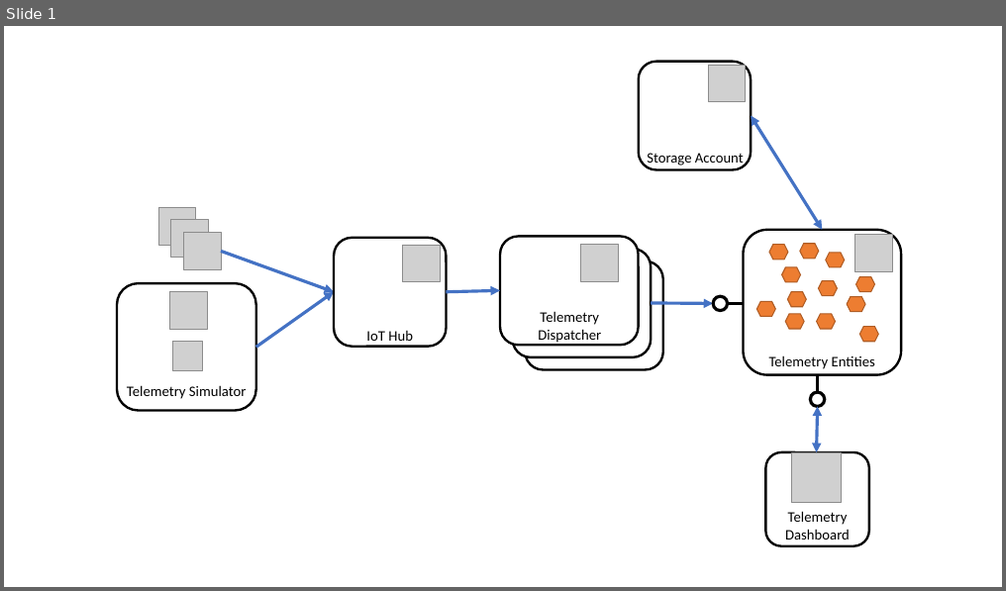
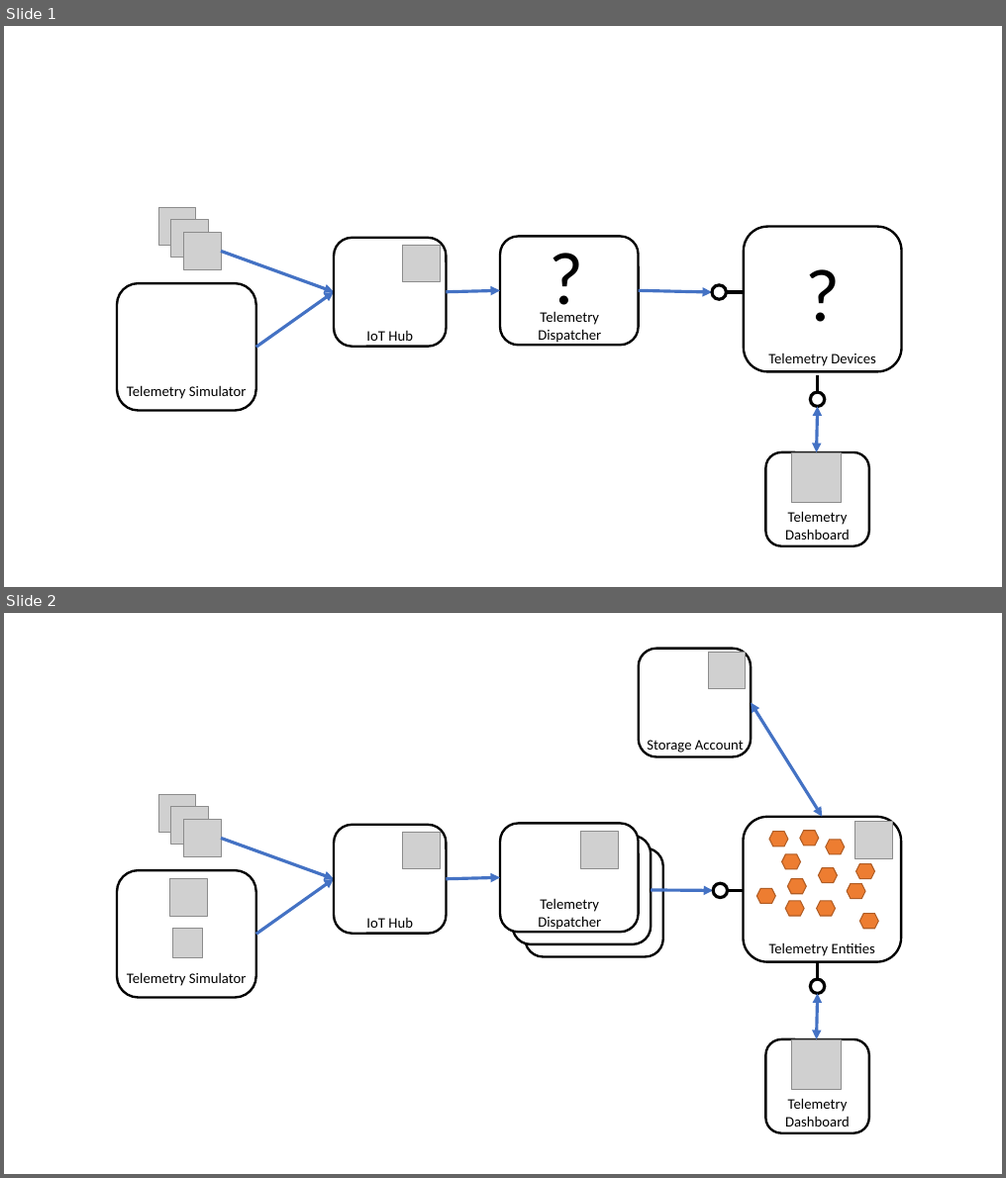
Before and after one commit to massimobonanni/ServerlessIoT, a slide deck: Documents/Diagrams.pptx. Shown one above the other, each under a label of ours: slide 1 before the commit, slides 1 and 2 after it. The pictures are 1006x591 and 1006x1178 pixels, drawn with LibreOffice and Linux fonts; fonts in the diff are those of the drawing; grey boxes stand for pictures. Boxes give left, top, right and bottom in pixels: in the first picture for what was removed or moved away, otherwise in the second. Text is boxed around its words. In the diff, an @@ line names an element or a change of style, - is before the commit and + after.

```diff
--- a/Documents/Diagrams.pptx
+++ b/Documents/Diagrams.pptx
@@ slide 1 added at (4, 26, 1002, 587), background #FFFFFF @@
@@ picture added at (158, 207, 196, 245) @@
@@ picture added at (171, 220, 208, 258) @@
@@ picture added at (183, 233, 221, 271) @@
@@ text added at (534, 226, 601, 316), 72 pt, text #000000 @@
+?
@@ rounded rectangle added at (744, 227, 902, 372), fill #FFFFFF, outline #000000 2.25 pt @@
@@ arrow added from (221, 252) to (334, 291), #4472C4 3 pt @@
@@ rounded rectangle added at (334, 238, 447, 347), fill #FFFFFF, outline #000000 2.25 pt @@
@@ picture added at (402, 245, 440, 282) @@
@@ rounded rectangle added at (500, 236, 639, 345), fill #FFFFFF, outline #000000 2.25 pt @@
@@ text added at (788, 243, 856, 334), 72 pt, text #000000 @@
+?
@@ rounded rectangle added at (117, 283, 256, 411), fill #FFFFFF, outline #000000 2.25 pt @@
@@ arrow added from (256, 347) to (334, 291), #4472C4 3 pt @@
@@ arrow added from (447, 291) to (500, 291), #4472C4 3 pt @@
@@ arrow added from (638, 291) to (712, 292), #4472C4 3 pt @@
@@ ellipse added at (712, 285, 727, 299), fill #FFFFFF, outline #000000 3 pt @@
@@ line added from (719, 292) to (743, 292), #000000 3 pt @@
@@ text added at (538, 311, 601, 343), 14 pt, text #000000 @@
+Telemetry Dispatcher
@@ text added at (366, 331, 413, 346), 14 pt, text #000000 @@
+IoT Hub
@@ text added at (768, 354, 876, 367), 14 pt, text #000000 @@
+Telemetry Devices
@@ line added from (818, 399) to (818, 376), #000000 3 pt @@
@@ text added at (127, 385, 247, 399), 14 pt, text #000000 @@
+Telemetry Simulator
@@ ellipse added at (810, 392, 825, 406), fill #FFFFFF, outline #000000 3 pt @@
@@ double arrow added from (816, 453) to (818, 407), #4472C4 3 pt @@
@@ rounded rectangle added at (766, 453, 869, 547), fill #FFFFFF, outline #000000 2.25 pt @@
@@ picture added at (792, 453, 842, 503) @@
@@ text added at (785, 511, 849, 540), 14 pt, text #000000 @@
+Telemetry Dashboard
@@ what was slide 1 is now slide 2 @@
```
Also in this commit, not shown: 21 other files.
